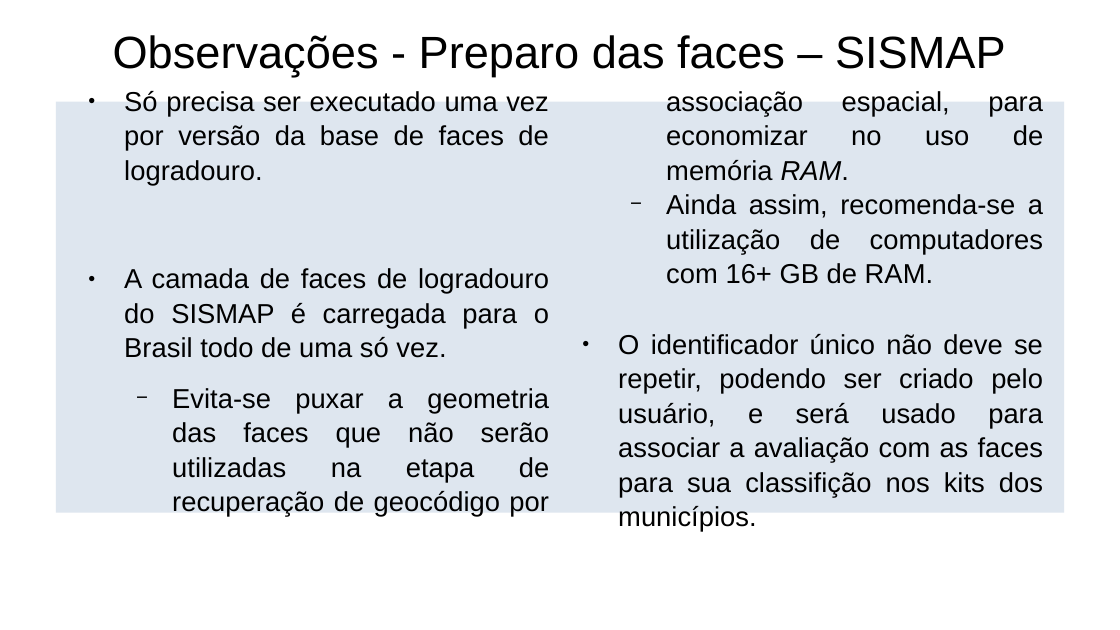
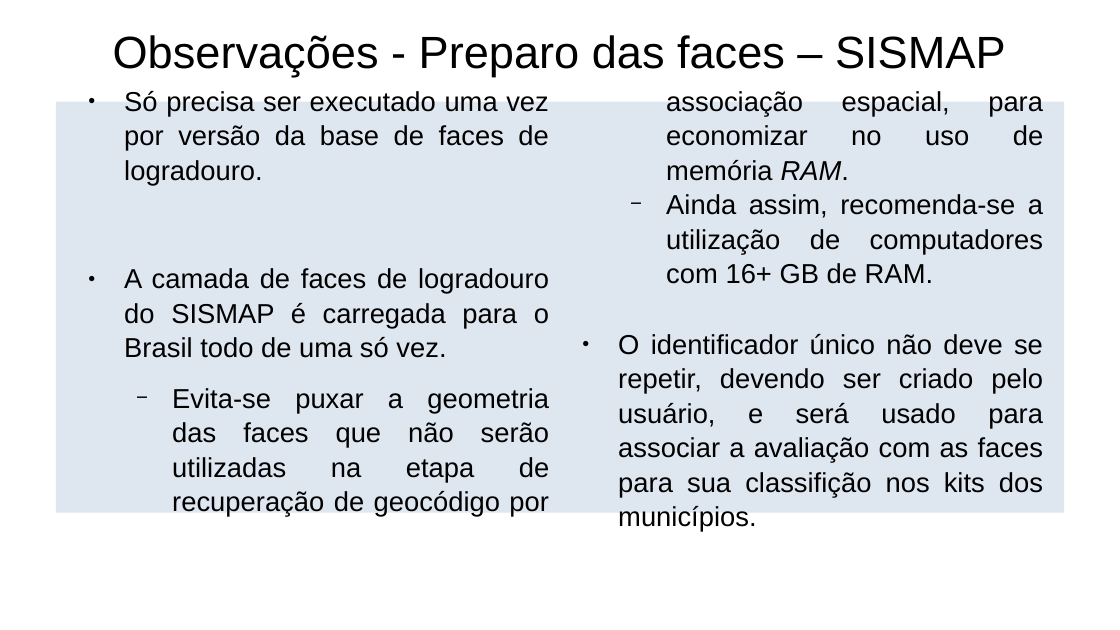
Before and after one commit to jcmartinssh/kits-BATER, a slide deck: slide 6 of doc/referencia_scripts.odp. Drawn at 1120x630 pixels with LibreOffice and Linux fonts; fonts in the diff are those of the drawing. Boxes give left, top, right and bottom in pixels: in the first picture for what was removed or moved away, otherwise in the second. Text is boxed around its words. In the diff, an @@ line names an element or a change of style, - is before the commit and + after.

```diff
--- a/doc/referencia_scripts.odp
+++ b/doc/referencia_scripts.odp
@@ text at <box>618,334,1043,532</box>: text changed @@
-● O identificador único não deve se repetir, podendo ser criado pelo usuário, e será usado para associar a avaliação com as faces para sua classifição nos kits dos municípios.
+● O identificador único não deve se repetir, devendo ser criado pelo usuário, e será usado para associar a avaliação com as faces para sua classifição nos kits dos municípios.
```
Also in this commit, not shown: 1 other slide changed, 1 other file.
